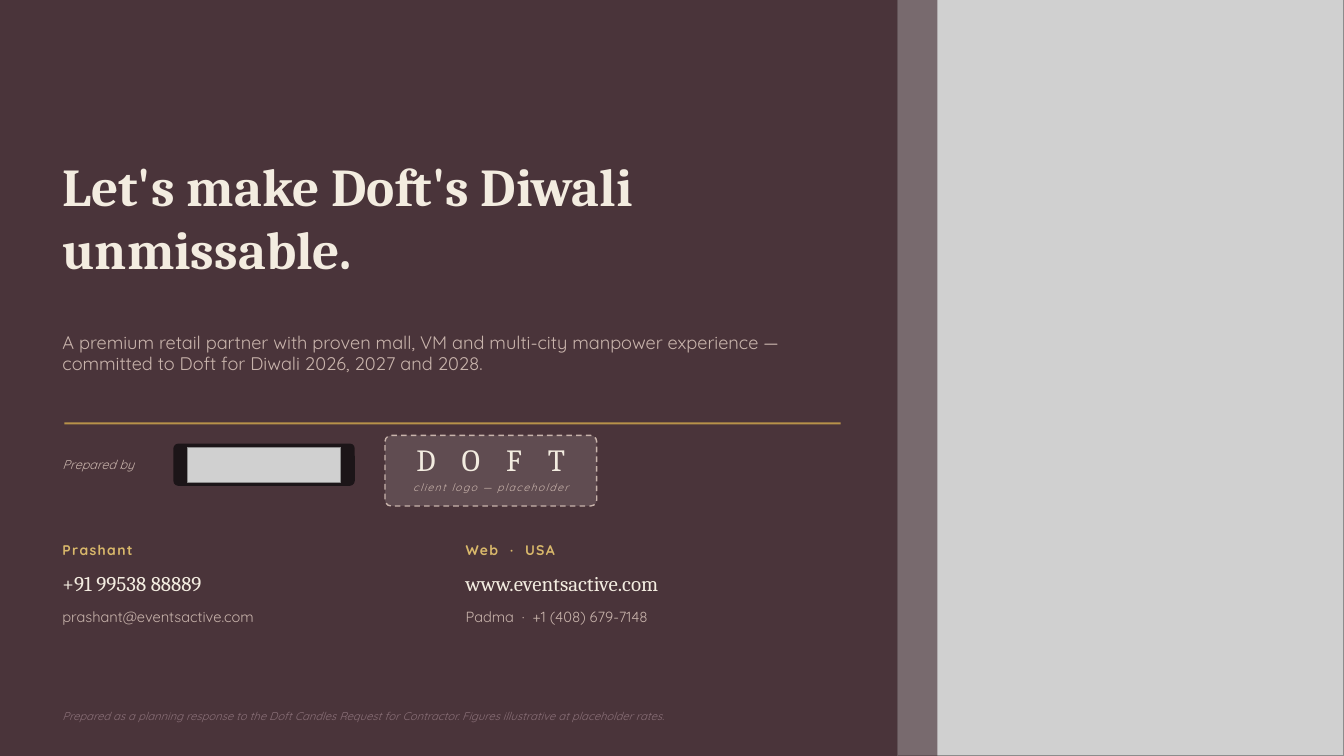
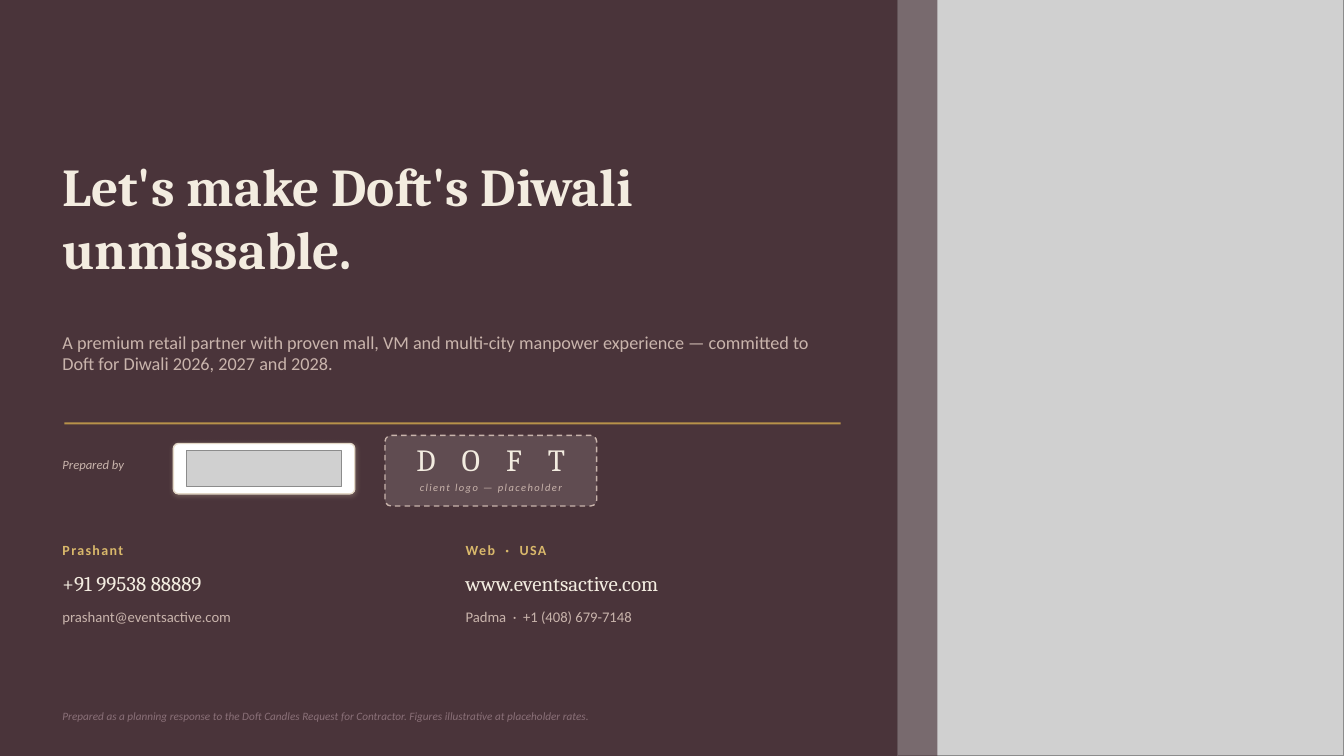
Before and after one commit to nky1103/Projects, a slide deck: slide 17 of doft_diwali_popup/Doft_Diwali_PopUp_ProMarcom_Pitch.pptx. Drawn at 1344x756 pixels with LibreOffice and Linux fonts; fonts in the diff are those of the drawing; grey boxes stand for pictures. Boxes give left, top, right and bottom in pixels: in the first picture for what was removed or moved away, otherwise in the second. Text is boxed around its words. In the diff, an @@ line names an element or a change of style, - is before the commit and + after.

```diff
--- a/doft_diwali_popup/Doft_Diwali_PopUp_ProMarcom_Pitch.pptx
+++ b/doft_diwali_popup/Doft_Diwali_PopUp_ProMarcom_Pitch.pptx
@@ rounded rectangle: place and size @@
-rounded rectangle at box(173, 444, 355, 486)
+rounded rectangle at box(173, 444, 355, 494)
@@ rounded rectangle at box(173, 444, 355, 494): fill #1C1518 to #FFFFFF; outline none to #E3D8C7 1 pt; shadow on; proportions changed @@
@@ font Quicksand to Calibri in 8 elements at box(62, 336, 809, 372), box(62, 460, 124, 471), box(420, 484, 562, 493), box(62, 545, 123, 555), box(62, 612, 230, 624), box(466, 545, 547, 555), box(466, 611, 631, 624), box(62, 712, 589, 722) @@
```
Also in this commit, not shown: 16 other slides changed, 2 other files.
